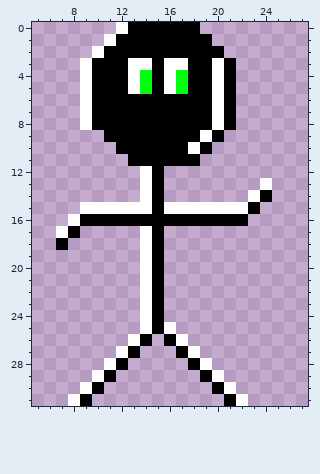
Two states of a pixel-art sprite, assets/dummy/character.png. This is how it looked before the edit.
The file is 32x32 pixels. Shown: x 5..27, y 0..31.
And afterwards:
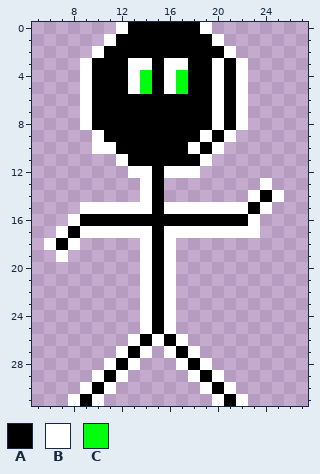
Palette (. is transparent): A #000000  B #ffffff  C #00ff0c
Log entry: okay we are starting to abstract things out added a basic sprite
The exact change:
Changed rows in their new state; - is an unchanged pixel.
first column x 6:
 0 -------------B------
 1 --------------B-----
 2 ---------------B----
 3 ----------------B---
 4 ----------------B---
 5 ----------------B---
 6 ----------------B---
 7 ----------------B---
 8 ----------------B---
 9 ----B----------B----
10 ----BB--------B-----
11 ------B------B------
12 -------B--BBB-------
14 -------------------B
15 ------------------B-
16 -----------------B--
17 ---BBBBB--BBBBBBBB--
18 B-B-------B---------
19 -B--------B---------
20 ----------B---------
21 ----------B---------
22 ----------B---------
23 ----------B---------
24 ----------B---------
26 ---------B----------
27 --------B-B---------
28 -------B---B--------
29 ------B-----B-------
30 -----B-------B------
31 ----B---------B-----
Changed places in both pictures, as pixel boxes (x1, y1, x2, y2):
added: (44, 22, 284, 406)
